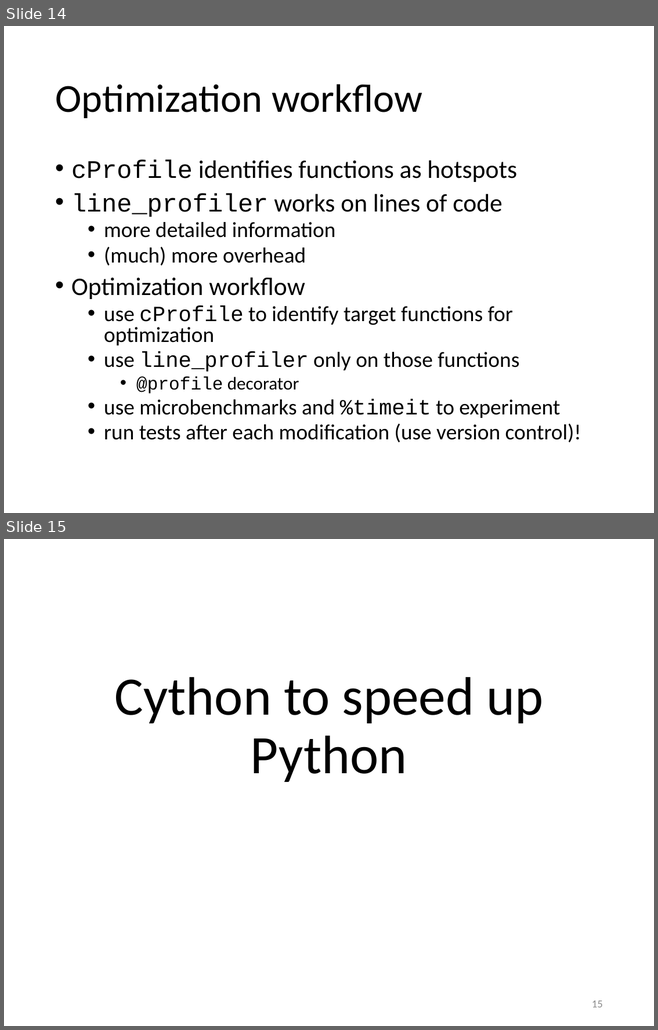
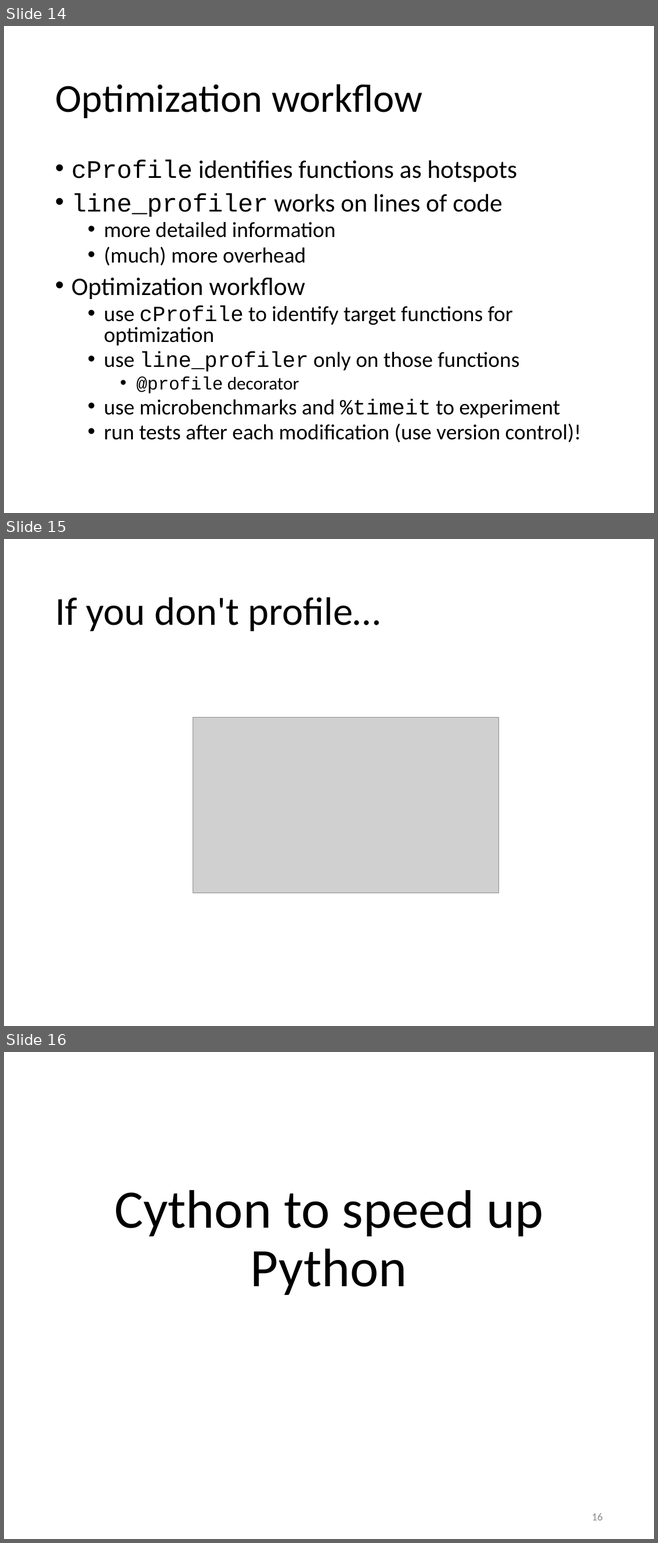
Before and after one commit to gjbex/training-material, a slide deck: Python/python_hpc.pptx. Shown one above the other, each under a label of ours: slides 14 and 15 before the commit, slides 14, 15 and 16 after it. The pictures are 658x1030 and 658x1543 pixels, drawn with LibreOffice and Linux fonts; fonts in the diff are those of the drawing; grey boxes stand for pictures. Boxes give left, top, right and bottom in pixels: in the first picture for what was removed or moved away, otherwise in the second. Text is boxed around its words. In the diff, an @@ line names an element or a change of style, - is before the commit and + after.

```diff
--- a/Python/python_hpc.pptx
+++ b/Python/python_hpc.pptx
@@ slide 15 added at (4,539,654,1026), background #FFFFFF @@
@@ title added at (55,597,380,631), 44 pt, text #000000 @@
+If you don't profile…
@@ picture added at (192,717,498,893) @@
@@ what was slide 15 is now slide 16 @@
@@ page number at (592,1513,603,1521): text changed @@
-15
+16
```
Also in this commit, not shown: 1 slide changed.
